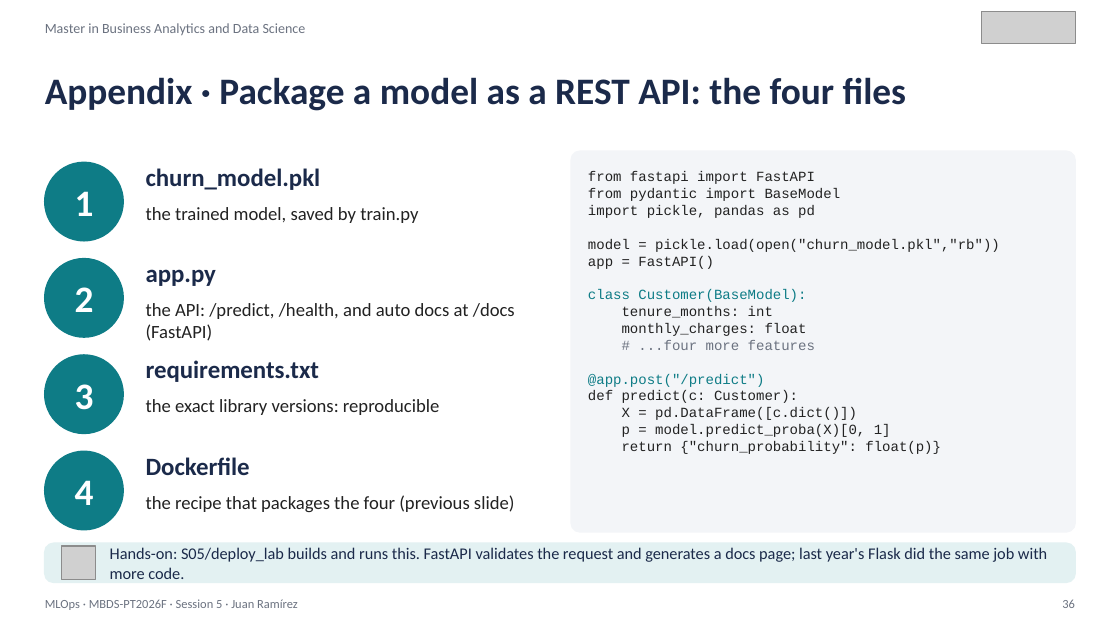
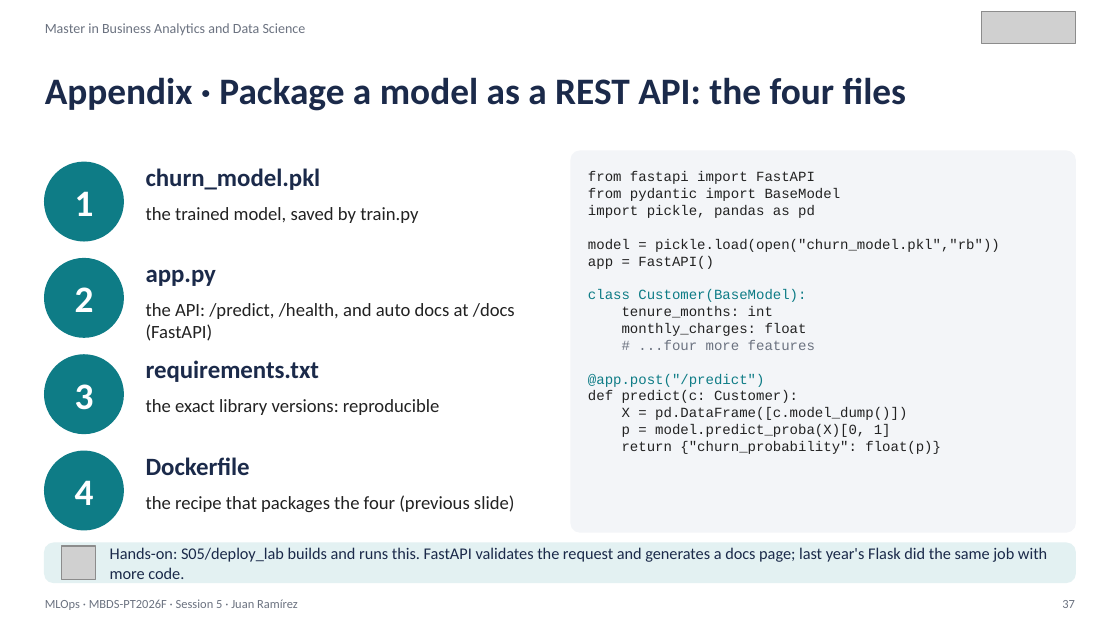
Before and after one commit to juanmaramirezgarcia/mlops-2026-27, a slide deck: slide 37 of 2026-27/S05/MLOps_S05_CICD_Deployment_Strategies.pptx (slide 36 before the commit). Drawn at 1120x630 pixels with LibreOffice and Linux fonts; fonts in the diff are those of the drawing; grey boxes stand for pictures. Boxes give left, top, right and bottom in pixels: in the first picture for what was removed or moved away, otherwise in the second. Text is boxed around its words. In the diff, an @@ line names an element or a change of style, - is before the commit and + after.

```diff
--- a/2026-27/S05/MLOps_S05_CICD_Deployment_Strategies.pptx
+++ b/2026-27/S05/MLOps_S05_CICD_Deployment_Strategies.pptx
@@ text at (622,407,907,420): text changed @@
-X = pd.DataFrame([c.dict()])
+X = pd.DataFrame([c.model_dump()])
@@ text at (1062,600,1075,608): text changed @@
-36
+37
```
Also in this commit, not shown: 26 other slides changed, 1 slide added, 32 other files.
